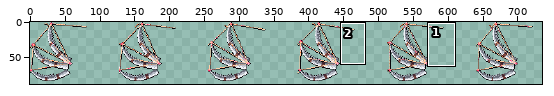
Pixel-art file -- art/authoring/spells/as_T13_back.aseprite. The picture above shows the old version from afar; the outline marks the close-up.
Close-up. The starting point:
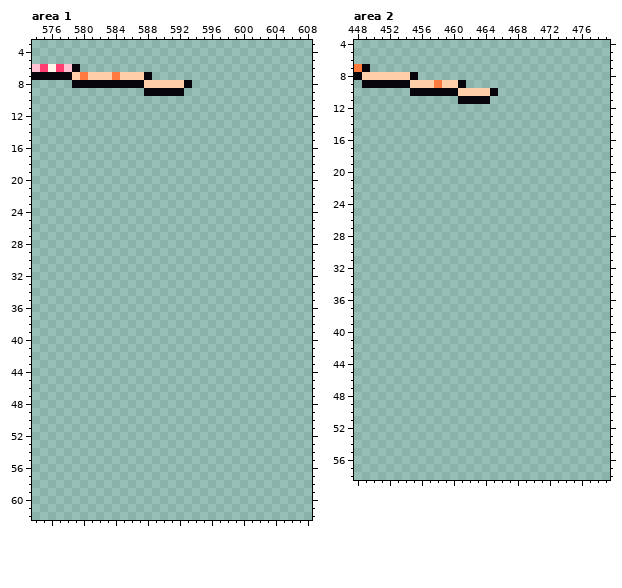
768x128 pixels, 1 frame. Shown: area 1: x 574..608, y 3..62; area 2: x 448..479, y 4..58. The wide view leaves out empty margins. The commit also changed other parts of the picture, which this record leaves out.
Once edited:
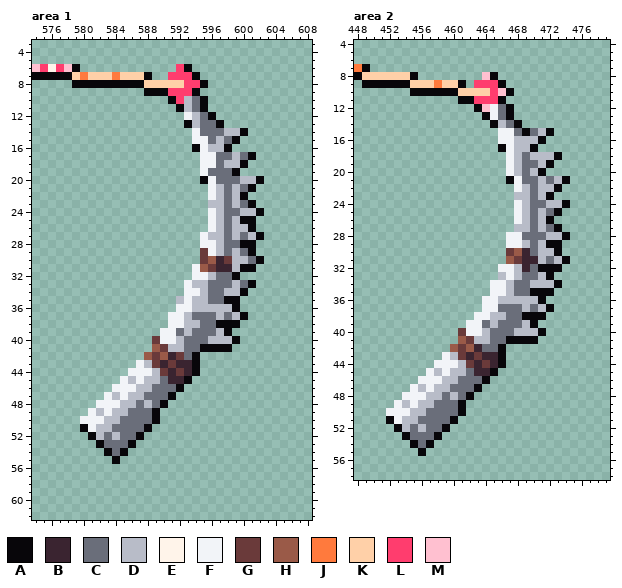
Palette (. is transparent): A #08060a  B #3a2430  C #6a6e7a  D #b8bcc8  E #fff4ea  F #f2f4f8  G #6a3a3a  H #9a5a48  J #ff7a3d  K #ffd0a8  L #ff3d6e  M #ffc0d0
The edit:
Area 1:
y 6: x 592..593 .. -> LA
y 7: x 591..594 .... -> LLLA
y 8: x 593..595 A.. -> LLA
y 9: x 591..594 AA.. -> LLLA
y 10: x 591..595 ..... -> ALDCA
y 11: x 592..595 .... -> ADCA
y 12: x 593..596 .... -> FDCA
y 13: x 593..597 ..... -> ADCCA
y 14: x 594..600 ....... -> FCCCDDA
y 15: x 594..599 ...... -> FFCDCA
y 16: x 594..598 ..... -> AFDDA
y 17: x 595..601 ....... -> FFCCDCA
y 18: x 595..600 ...... -> FFCDDA
y 19: x 595..599 ..... -> FCCCA
y 20: x 595..602 ........ -> AFCCCDDA
y 21: x 596..601 ...... -> FDCDCA
y 22: x 596..600 ..... -> FDCDA
y 23: x 596..601 ...... -> DDCDCA
y 24: x 596..602 ....... -> FDCCDDA
y 25: x 596..601 ...... -> FDCDAA
y 26: x 596..601 ...... -> FDCDDA
y 27: x 595..602 ........ -> FDDCDCDA
y 28: x 595..601 ....... -> FFDCCAA
y 29: x 595..601 ....... -> GFDCDCA
y 30: x 595..602 ........ -> GHBGDDCA
y 31: x 594..601 ........ -> FHGBBDAA
y 32: x 594..599 ...... -> FFDCCA
y 33: x 593..601 ......... -> FDDCCCDCA
y 34: x 593..600 ........ -> FFDCCDDA
y 35: x 592..599 ........ -> DFDDCCAA
y 36: x 592..599 ........ -> FFDDDDDA
y 37: x 591..600 .......... -> FFDCCCDCDA
y 38: x 591..599 ......... -> FFDDCCAAA
y 39: x 590..598 ......... -> FFCDCCCDA
y 40: x 589..599 ........... -> GFFDCCCDDDA
y 41: x 589..598 .......... -> HGDDCCAAAA
y 42: x 588..594 ....... -> HGHBGCA
y 43: x 587..594 ........ -> FDGBGBBA
y 44: x 586..594 ......... -> FFFDGBGBA
y 45: x 585..593 ......... -> FDFDDCBBA
y 46: x 584..592 ......... -> FFFDDCCCA
y 47: x 583..591 ......... -> FDFDDCCCA
y 48: x 582..590 ......... -> FFFDDCDCA
y 49: x 581..589 ......... -> FDFDDCCCA
y 50: x 580..589 .......... -> FFFDDCCCCA
y 51: x 580..588 ......... -> AFDDCCCCA
y 52: x 581..587 ....... -> ADCDCCA
y 53: x 582..586 ..... -> ACCCA
y 54: x 583..585 ... -> ACA
y 55: x 584 . -> A
Area 2:
y 8: x 464..465 .. -> MA
y 9: x 463..466 .... -> LLLA
y 10: x 465..467 A.. -> LMA
y 11: x 463..466 AA.. -> LLLA
y 12: x 463..467 ..... -> AMFCA
y 13: x 464..467 .... -> AFCA
y 14: x 465..468 .... -> ADCA
y 15: x 466..472 ....... -> FFCACDA
y 16: x 466..471 ...... -> FFDDDA
y 17: x 466..470 ..... -> AFDDA
y 18: x 467..473 ....... -> FDCDDDA
y 19: x 467..472 ...... -> FDCCDA
y 20: x 467..471 ..... -> FDCDA
y 21: x 467..474 ........ -> AFCCDCDA
y 22: x 468..473 ...... -> FDCDDA
y 23: x 468..472 ..... -> DDCDA
y 24: x 468..474 ....... -> FDCCDDA
y 25: x 468..473 ...... -> FDCDCA
y 26: x 468..472 ..... -> FDCDA
y 27: x 468..473 ...... -> DDCDCA
y 28: x 467..474 ........ -> FFCCCDDA
y 29: x 467..473 ....... -> FFDCDAA
y 30: x 467..473 ....... -> GHBCDDA
y 31: x 467..474 ........ -> HGBBDCDA
y 32: x 466..473 ........ -> FFDBCAAA
y 33: x 466..472 ....... -> DFDCCDA
y 34: x 465..473 ......... -> FFDCCDDDA
y 35: x 465..472 ........ -> FFDCCAAA
y 36: x 464..471 ........ -> FFDDDDDA
y 37: x 464..472 ......... -> FFCCCDCDA
y 38: x 463..471 ......... -> FFDDCCAAA
y 39: x 462..470 ......... -> FFCDCCCDA
y 40: x 461..471 ........... -> GFFDCCCDDDA
y 41: x 461..470 .......... -> HGDDCCAAAA
y 42: x 460..466 ....... -> HGHBCCA
y 43: x 459..466 ........ -> FDGBGBBA
y 44: x 458..466 ......... -> FFFDGBGBA
y 45: x 457..465 ......... -> FDFDDCBBA
y 46: x 456..464 ......... -> FFFDDCCCA
y 47: x 455..463 ......... -> FDFDDCCCA
y 48: x 454..462 ......... -> FFFDDCDCA
y 49: x 453..461 ......... -> FDFDDCCCA
y 50: x 452..461 .......... -> FFFDDCCCCA
y 51: x 452..460 ......... -> AFDDCCCCA
y 52: x 453..459 ....... -> ADCDCCA
y 53: x 454..458 ..... -> ACCCA
y 54: x 455..457 ... -> ACA
y 55: x 456 . -> A
Pixel boxes of the changes (left, top, right, bottom) in both close-ups:
changed: (80, 64, 264, 464)
changed: (386, 72, 570, 456)
